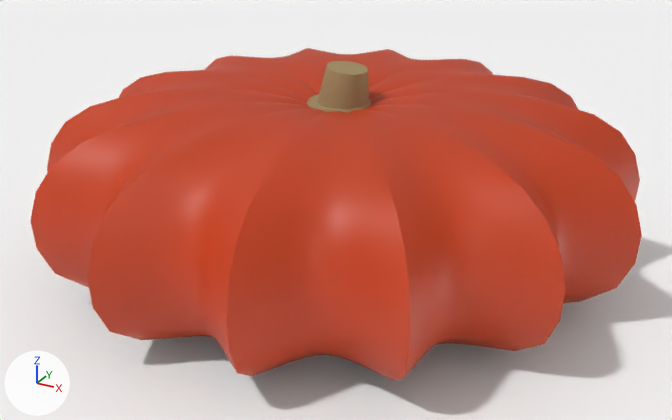
An edit to the Blender file tutorial/variants/cinderella.blend, drawn before and after from the same camera.
The view is the same before and after, from a camera (50 mm lens) standing at (0.421, -0.771, 0.443) and looking at (0.008, -0.021, 0.068). Arrows for +X, +Y and +Z are at lower left; the lights stay in place. The older version comes first.

The older version as bpy lines, for what is in view:
```python
ob_cinderella = bpy.data.objects.new('Cinderella', me_cinderella)
ob_cinderella.location = (0.0, 0.0, 0.0)
ob_cinderellastem = bpy.data.objects.new('CinderellaStem', me_cinderellastem)
ob_cinderellastem.location = (0.006, 0.0, 0.182)
ob_cinderellastem.rotation_euler = (0.0, 0.122, 0.0)  # degrees (0, 7, 0)
ob_cinderellastembase = bpy.data.objects.new('CinderellaStemBase', me_cinderellastembase)
ob_cinderellastembase.location = (0.0, 0.0, 0.165)
ob_floor = bpy.data.objects.new('Floor', me_floor)
ob_floor.location = (0.0, 0.0, 0.004)
```
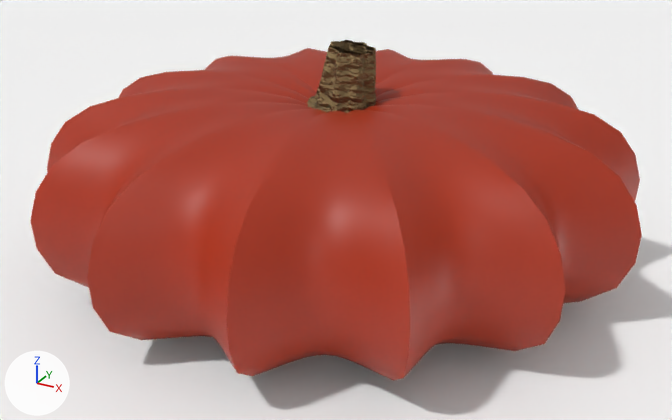
What changed in the scene script:
```text
Change mat_cinderellarind:
    where n4 = _N.new('ShaderNodeValToRGB'); n4.name = 'Color Ramp'
    remove n4.color_ramp.elements[0].position = 0.0; n4.color_ramp.elements[0].color = (0.48, 0.0411, 0.0042, 1.0)
    remove _e = n4.color_ramp.elements.new(1.0); _e.color = (0.611, 0.0523, 0.00535, 1.0)
    add n4.color_ramp.elements[0].position = 0.0; n4.color_ramp.elements[0].color = (0.345, 0.024, 0.00324, 1.0)
    add _e = n4.color_ramp.elements.new(1.0); _e.color = (0.439, 0.0306, 0.00412, 1.0)
Add mat_cinderellastembark:
    mat_cinderellastembark = bpy.data.materials.new('CinderellaStemBark')
    # nodes: BsdfPrincipled, Bump, Mapping, Mix, OutputMaterial, TexCoord, TexNoise
    # colours: brown #6e5636, brown #a68d5e
Change me_cinderellastem:
    used by ob_cinderellastem; location = (0.006, 0.0, 0.182); rotation_euler = (0.0, 0.122, 0.0), in degrees (0, 7, 0)
    remove me_cinderellastem.from_pydata(...)  # 48 vertices, 26 faces; spans x -0.028..0.028, y -0.028..0.028, z -0.0275..0.0275
    remove me_cinderellastem.materials.append(mat_cinderellastem)  # brown #a08b62
    add me_cinderellastem.from_pydata(...)  # 192 vertices, 161 faces; spans x -0.033..0.033, y -0.033..0.033, z 0.0..0.07
    me_cinderellastem part 1: the whole mesh is rebuilt
    add me_cinderellastem.materials.append(mat_cinderellastembark)
Change me_cinderellastembase:
    where me_cinderellastembase.from_pydata(...)  # 48 vertices, 26 faces; spans x -0.042..0.042, y -0.042..0.042, z -0.01..0.01
    remove me_cinderellastembase.materials.append(mat_cinderellastem)  # brown #a08b62
    add me_cinderellastembase.materials.append(mat_cinderellastembark)
Change ob_cinderellastem:
    ob_cinderellastem.location: (0.006, 0.0, 0.182) -> (0.006, 0.0, 0.16)
```

Pixel boxes [x1, y1, x2, y2] of what changed, in the pictures (672 x 420 px):
'Cinderella', recoloured: [30, 48, 642, 380] in both
'CinderellaStem', reshaped, moved, recoloured: before [317, 61, 369, 109]; after [315, 40, 376, 112]
'CinderellaStemBase', recoloured (darker): [307, 95, 349, 113] in both
